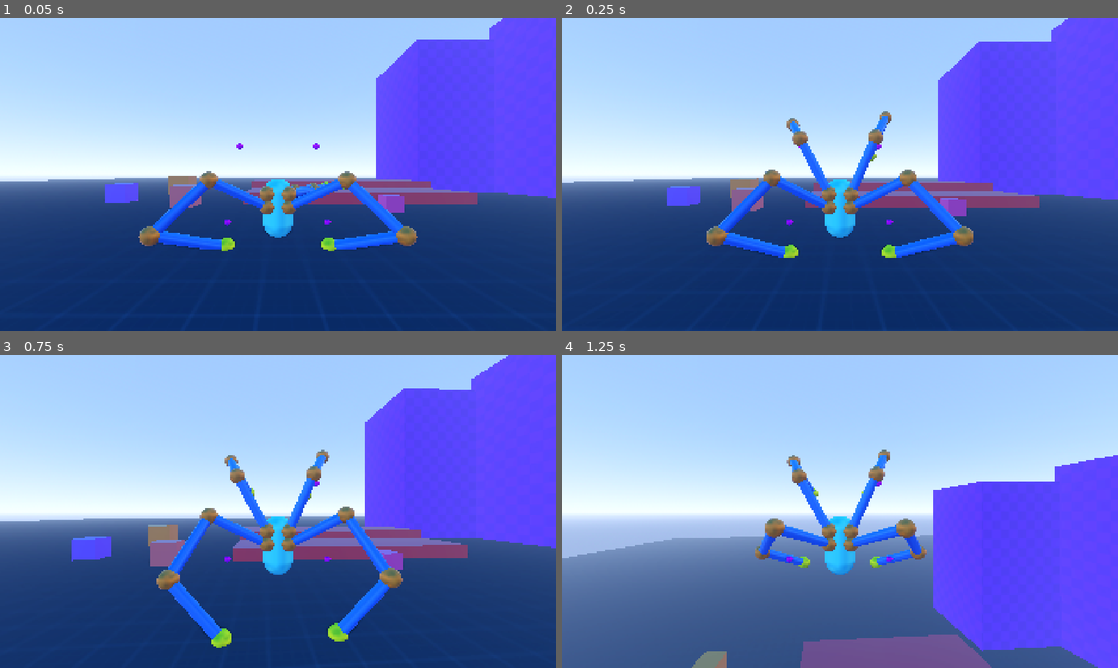
Above: before the commit, frames 1-4 (two rows, left to right).
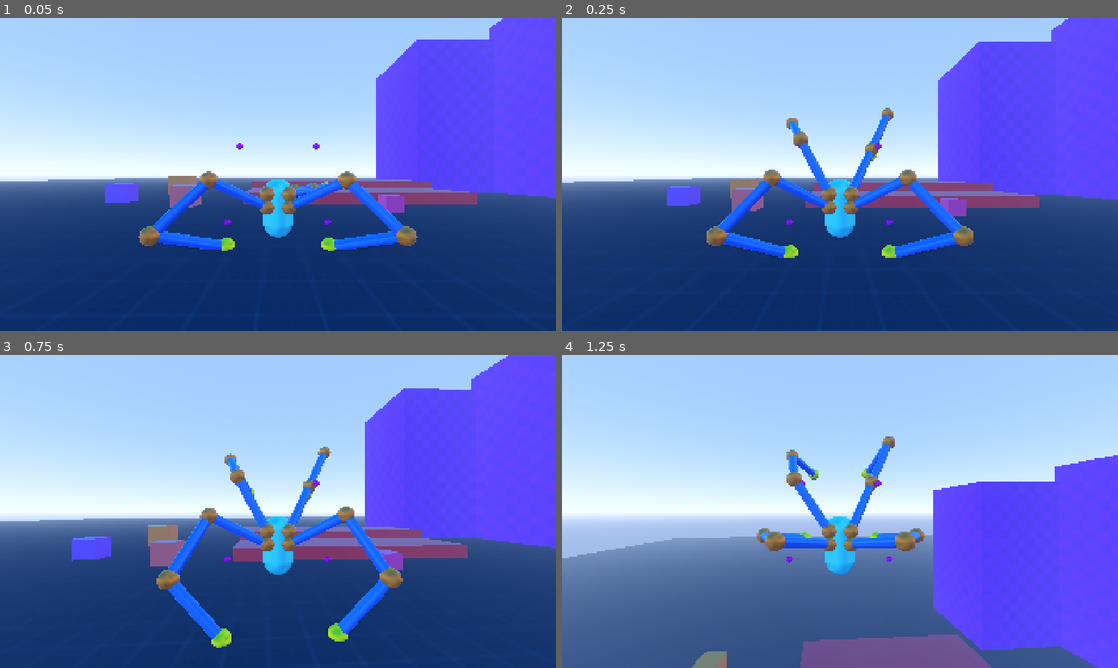
Above: after the commit, the same moments.

Repository: lliamsymonds04/doc-oc
Game: Godot game, scene res://main.tscn
The game is run twice, just before and just after one commit, with the same random seed, the same clock (stepped at 60 frames per second) and the same inputs.
Inputs (mouse positions are in pixels of both pictures, inside the frame that each line leads up to):
- Up to frame 1 (0.05 s): no input
- Up to frame 2 (0.25 s): no input
- Up to frame 3 (0.75 s): move the mouse to (305, 511) at 0.52 s; hold W (forward) from 0.53 s (still down)
- Up to frame 4 (1.25 s): keep holding W (forward); tap Space (jump) at 0.77 s

Frame 1 is identical in both runs. In frame 2, 0.4% of the frame differs, in the area x 40-60%, y 28-56%; in frame 3, 0.3%; in frame 4, 3.0%, in the area x 34-66%, y 26-68%.

Commit message:
feat: added velocity hand offset to air state

Diff:
--- a/systems/player/player_controller.gd
+++ b/systems/player/player_controller.gd
@@ -28,6 +28,7 @@
 
 @onready var spring_arm: SpringArm3D = $SpringArm3D
 @onready var arms: Array[BasicArm] = []
+@onready var Bean: Node3D = $Bean
 
 enum StateID { GROUNDED, WALL_CLIMB, AIR }
 var wall_climb_debounce: float = 0.0
--- a/systems/player/states/air_state.gd
+++ b/systems/player/states/air_state.gd
@@ -1,5 +1,8 @@
 class_name AirState
 extends PlayerState
+
+const HAND_VELOCITY_OFFSET_SCALE: float = 0.05
+const HAND_VELOCITY_OFFSET_MAX: float = 1.0
 
 func enter() -> void:
 	var p := player
@@ -9,6 +12,11 @@
 
 		mount.arm.target = idle_pos
 		mount.set_apply_floor(false)
+
+func calculate_hand_velocity_offset(velocity: Vector3) -> Vector3:
+	var mag = velocity.length()
+	var new_mag = min(mag * HAND_VELOCITY_OFFSET_SCALE, HAND_VELOCITY_OFFSET_MAX)
+	return velocity.normalized() * new_mag
 
 func physics_update(dt: float) -> void:
 	var p := player
@@ -28,13 +36,12 @@
 			probe_hits += 1
 			mount_hit_positions[mount] = hit["position"]
 
+	var hand_velocity_offset = calculate_hand_velocity_offset(p.velocity)
 	for mount in p.all_mounts():
-		mount.arm.target = mount.compute_idle_target()
+		mount.arm.target = mount.compute_idle_target() + hand_velocity_offset
 
 	if probe_hits >= 1 and p.velocity.y <= 0.0:
 		for mount in p.leg_mounts:
-			# Plant at the actual ground contact instead of the current tip, so the
-			# first update_step finds no displacement and doesn't start a landing step.
 			if mount_hit_positions.has(mount):
 				var hit_pos: Vector3 = mount_hit_positions[mount]
 				if hit_pos:
--- a/systems/player/states/grounded_state.gd
+++ b/systems/player/states/grounded_state.gd
@@ -2,13 +2,14 @@
 extends PlayerState
 
 const GROUNDED_DEBOUNCE_TIME := 1.2
+
 var grounded_debounce := 0.0
 
 func enter() -> void:
 	grounded_debounce = GROUNDED_DEBOUNCE_TIME
 
 	var p := player
-	for mount in p.all_mounts():
+	for mount in p.leg_mounts:
 		mount.set_apply_floor(true)
 
 	for mount in p.arm_mounts:
@@ -16,7 +17,7 @@
 			var idle_pos := mount.compute_idle_target()
 			var end_effector_pos := mount.arm.solver.get_end_effector()
 			var dist := (idle_pos - end_effector_pos).length()
-			if dist > 0.5:
+			if dist > 1.0:
 				mount.arm.start_step(mount.to_global(idle_pos))
 			else:
 				mount.sync_from_arm()
@@ -55,6 +56,9 @@
 
 	if grounded_debounce > 0.0:
 		grounded_debounce -= dt
+		if grounded_debounce < 0.0:
+			for mount in p.arm_mounts:
+				mount.set_apply_floor(true)
 
 	if Input.is_action_just_pressed("jump"):
 		p.velocity.y = p.jump_velocity
